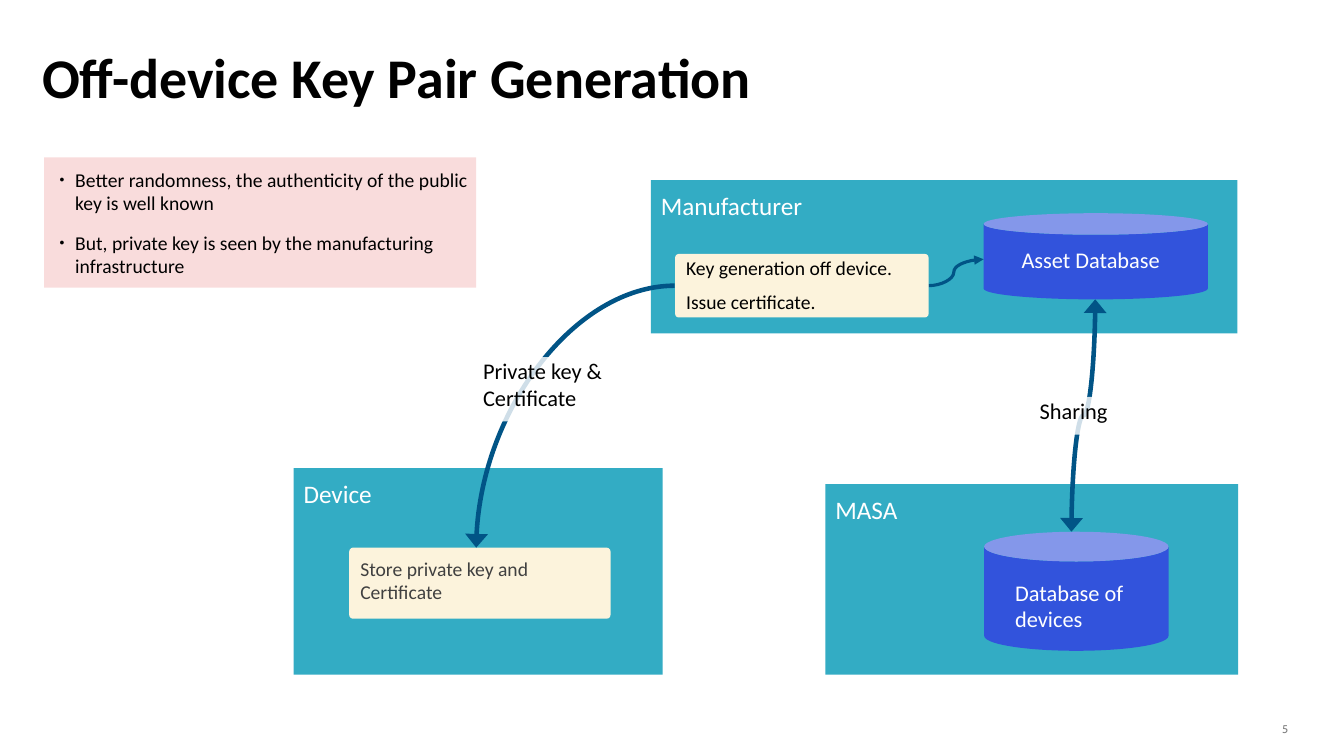
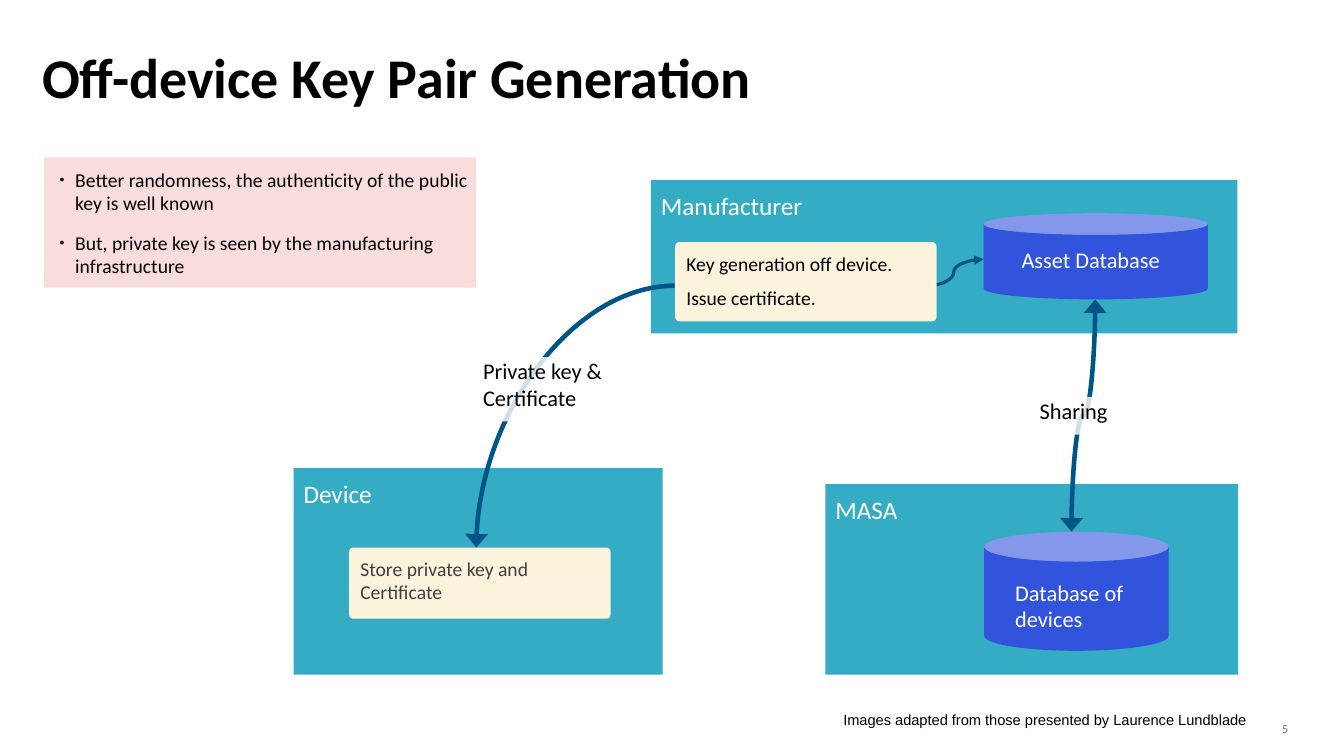
Before and after one commit to mcr/masa-operational-considerations, a slide deck: slide 5 of presentations/slides-anima-ietf107-masa-considerations.odp. Drawn at 1344x756 pixels with LibreOffice and Linux fonts; fonts in the diff are those of the drawing. Boxes give left, top, right and bottom in pixels: in the first picture for what was removed or moved away, otherwise in the second. Text is boxed around its words. In the diff, an @@ line names an element or a change of style, - is before the commit and + after.

```diff
--- a/presentations/slides-anima-ietf107-masa-considerations.odp
+++ b/presentations/slides-anima-ietf107-masa-considerations.odp
@@ rounded rectangle "Key generation off device.": place and size @@
-rounded rectangle "Key generation off device." at (676,254,929,318)
+rounded rectangle "Key generation off device." at (676,242,937,322)
@@ text added at (843,714,1246,728), 10.5 pt, text #000000 @@
+Images adapted from those presented by Laurence Lundblade
```
Also in this commit, not shown: 10 other slides changed, 2 other files.
